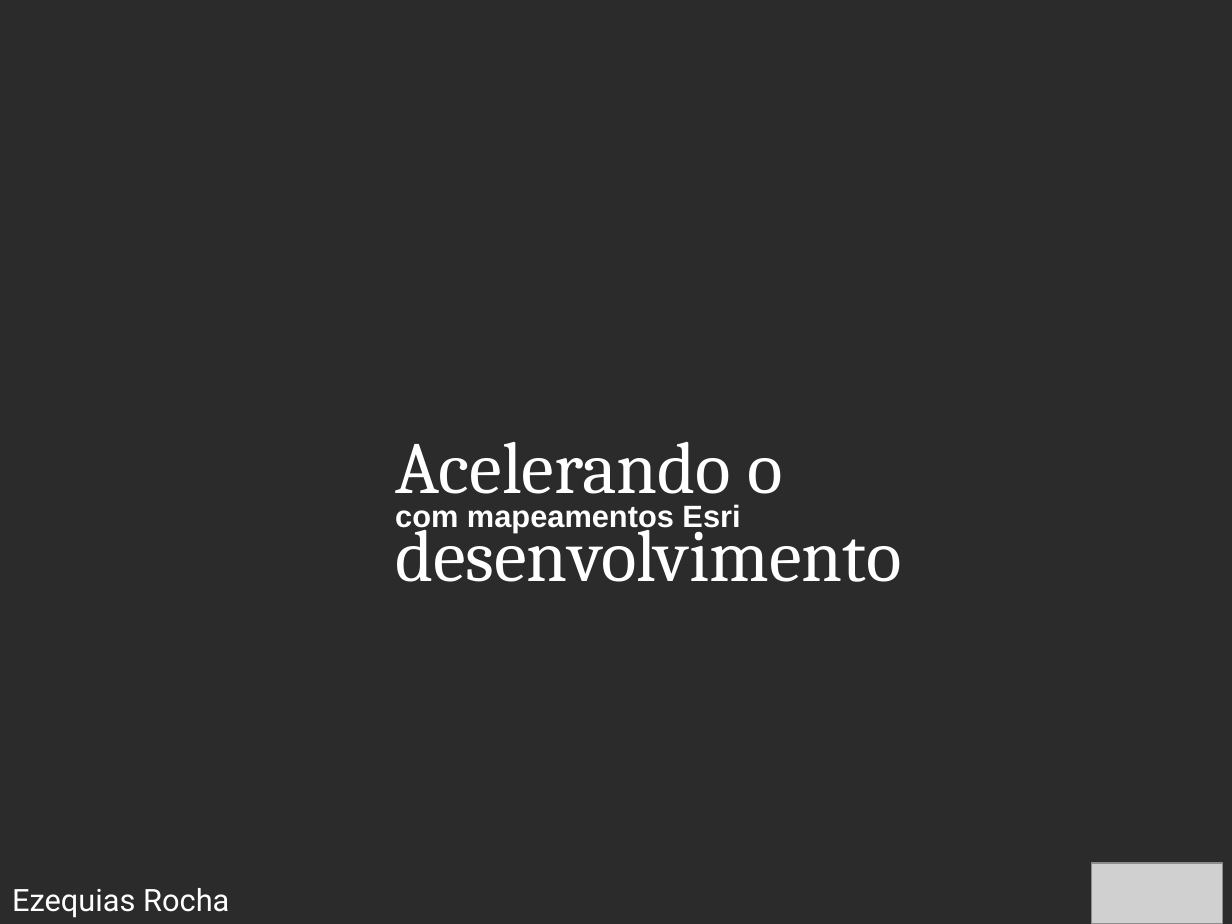
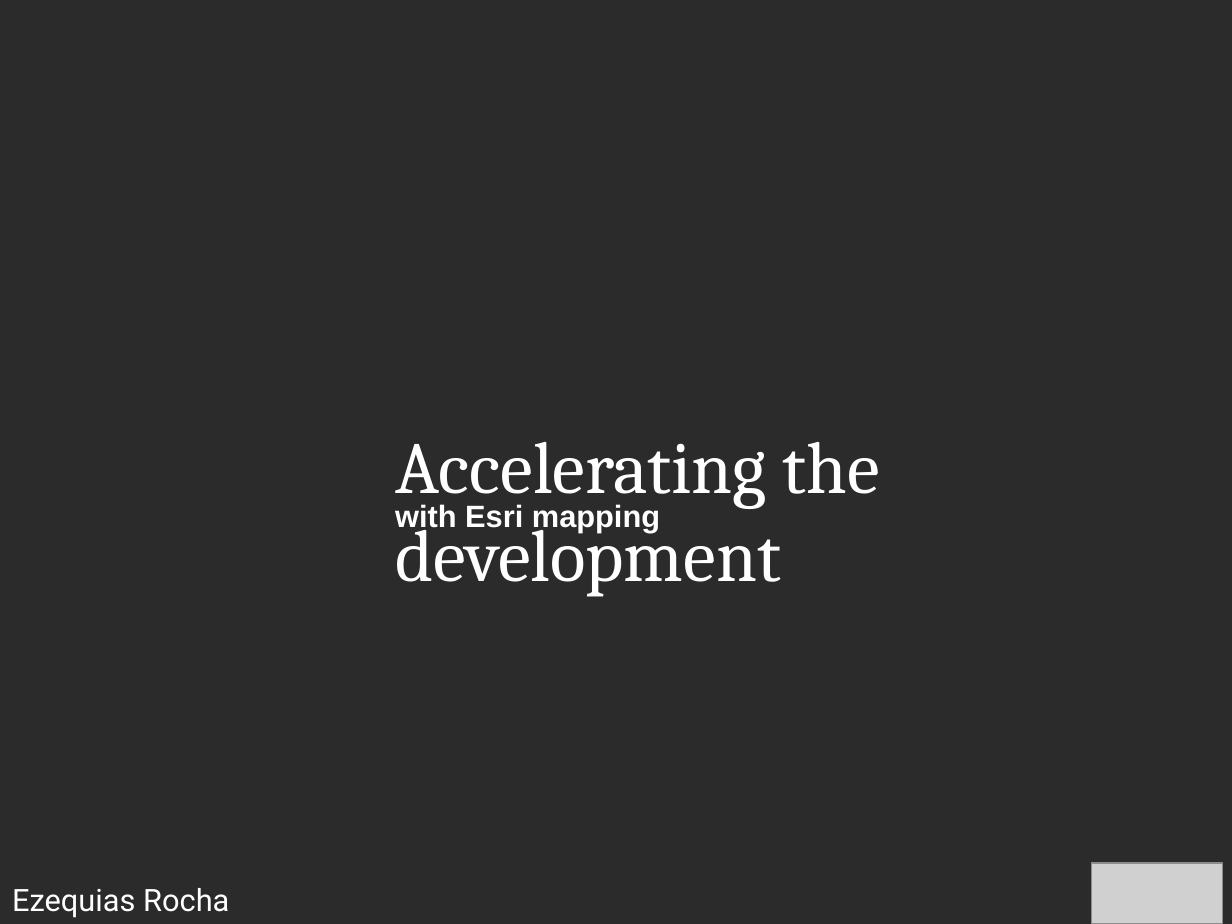
Before and after one commit to ezequias/Esri, a slide deck: slide 1 of ClassGeneratorSDE/Docs/OpenSpaceClassGenerator.ppt. Drawn at 1232x924 pixels with LibreOffice and Linux fonts; fonts in the diff are those of the drawing; grey boxes stand for pictures; background and template pictures are left out; a plain dark background stands for a picture behind light text. Boxes give left, top, right and bottom in pixels: in the first picture for what was removed or moved away, otherwise in the second. Text is boxed around its words. In the diff, an @@ line names an element or a change of style, - is before the commit and + after.

```diff
--- a/ClassGeneratorSDE/Docs/OpenSpaceClassGenerator.ppt
+++ b/ClassGeneratorSDE/Docs/OpenSpaceClassGenerator.ppt
@@ title at [395,442,880,597]: text changed @@
-Acelerando o desenvolvimento
+Accelerating the development
@@ text at [395,504,660,533]: text changed @@
-com mapeamentos Esri
+with Esri mapping
```
Also in this commit, not shown: 3 other slides changed, 7 slides added, 7 slides removed.
